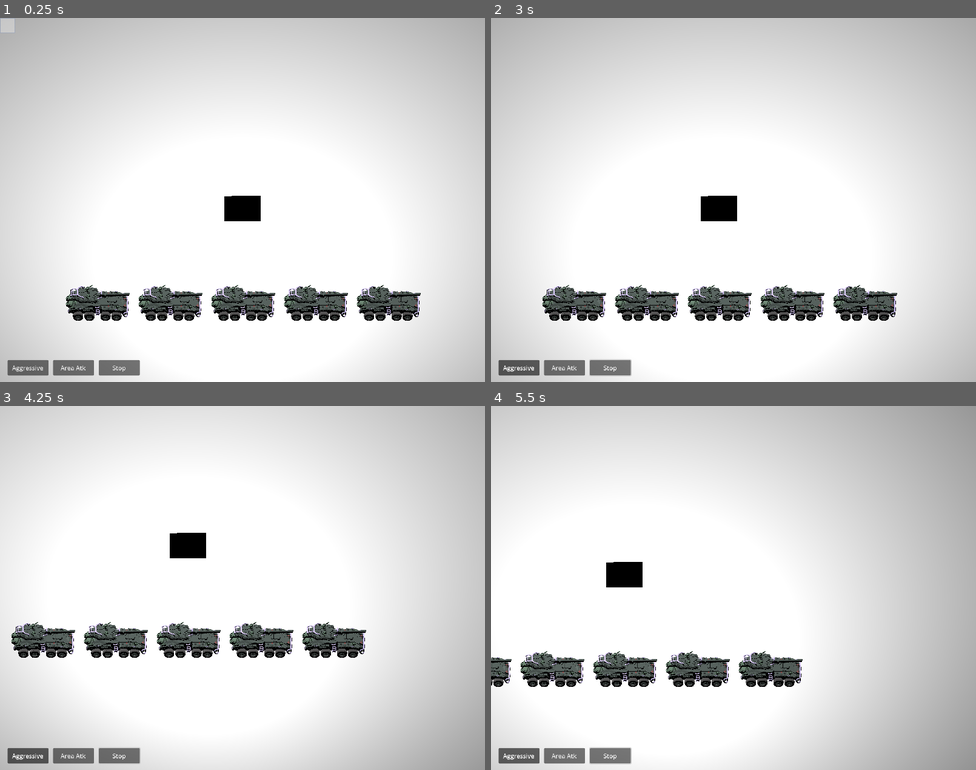
Above: before the commit, frames 1-4 (two rows, left to right).
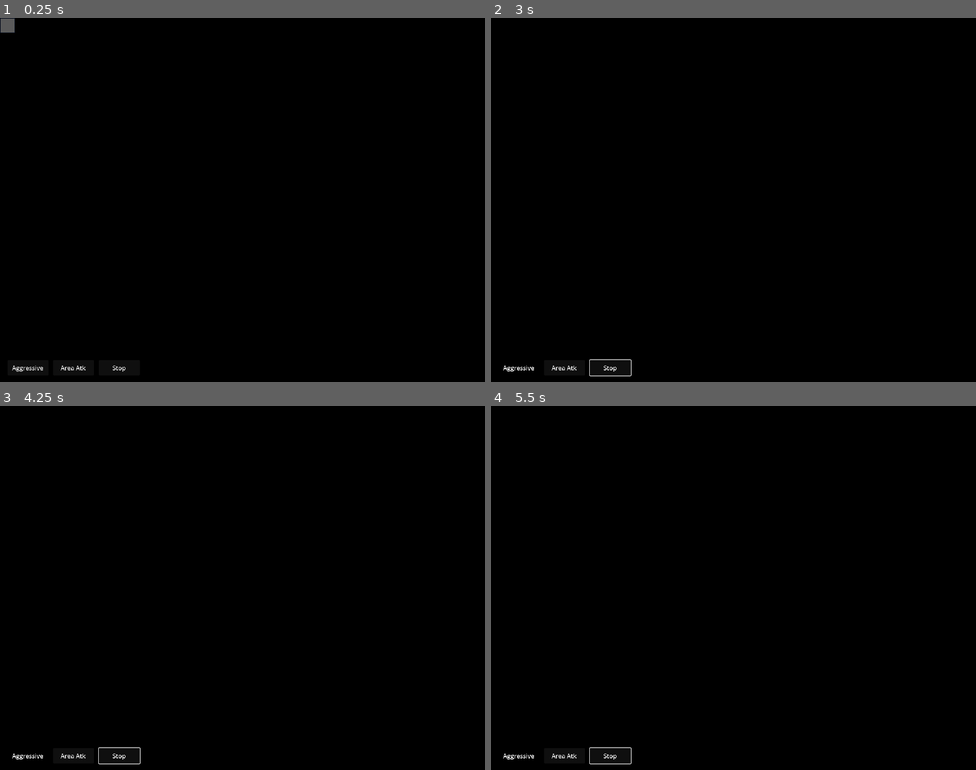
Above: after the commit, the same moments.

Repository: thelazyone/godot_rts
Game: Godot game, scene res://world.tscn
Two runs of this game, one before a commit and one after it. Both use one fixed random seed, a clock stepped at 60 frames per second and the inputs below.
Inputs (mouse positions are in pixels of both pictures, inside the frame that each line leads up to):
- Up to frame 1 (0.25 s): no input
- Up to frame 2 (3 s): click "Aggressive" at 0.5 s; click "Area Atk" at 1.25 s; click "Stop" at 2 s; tap Enter at 2.75 s; move the mouse to (840, 181) at 2.77 s; hold Right (ui_right) from 2.78 s (still down); click (840, 181) at 2.85 s
- Up to frame 3 (4.25 s): move the mouse to (145, 606) at 3.52 s; release Right (ui_right) at 3.53 s; hold Down (ui_down) from 3.53 s (still down); right-click (145, 606) at 3.6 s
- Up to frame 4 (5.5 s): move the mouse to (782, 507) at 4.27 s; release Down (ui_down) at 4.28 s; hold Right (ui_right) 4.28-5.03 s; click (782, 507) at 4.35 s; move the mouse to (709, 660) at 5.02 s; hold Up (ui_up) from 5.03 s (still down); right-click (709, 660) at 5.1 s

The runs differ from the first frame. In frame 1, 98% of the frame differs, in the area x 0-100%, y 0-100%; in frame 2, 98%; in frame 3, 98%; in frame 4, 98%.

Commit message:
basic pathfinding added (default Godot4)

Diff:
--- a/Autoloads/geometry.gd
+++ b/Autoloads/geometry.gd
@@ -6,3 +6,9 @@
 
 func wrap_angle(angle):
 	return fmod(angle + 3*PI, 2*PI) - 3*PI
+
+func plane_to_space(pos_2d):
+	return Vector3(pos_2d.x, 0, pos_2d.y)
+
+func space_to_plane(pos_3d):
+	return Vector2(pos_3d.x, pos_3d.z)
--- a/Components/MoveComponent.gd
+++ b/Components/MoveComponent.gd
@@ -21,6 +21,8 @@
 var target_distance_threshold = 0.1
 var interaction_range = 0.5
 
+
+
 # Movement towards target - TODO check for collisions using Godot tools
 func _move_towards(target, delta, threshold):
 
@@ -41,6 +43,9 @@
 	if abs(Geometry.diff_angles(target_direction, plane_direction)) < MIN_ANGLE_MOVE:
 		get_parent().velocity.x = SPEED * cos(plane_direction) * delta
 		get_parent().velocity.z = SPEED * sin(plane_direction) * delta
+
+	# Updating the navigation agent as well.
+	nav_agent.set_velocity(Geometry.plane_to_space(get_parent().velocity))
 
 	_update_transforms()
 	return true
@@ -63,10 +68,9 @@
 # Called every frame. 'delta' is the elapsed time since the previous frame.
 func _process(delta):
 
-	# Updating the plane position
-
+	# Updating the plane position and target point:
 	plane_position = Vector2(get_parent().position.x, get_parent().position.z)
-	#print("Position set to ", plane_position)
+	target = Geometry.space_to_plane(nav_agent.get_next_path_position())
 
 	if state == ActionStates.Idle:
 		pass
@@ -98,14 +102,14 @@
 # Public Functions Here
 func command_move(i_target):
 	state = ActionStates.Moving
-	target = i_target
+	update_target_location(Geometry.plane_to_space(i_target))
 	print ("Send command Move towards", i_target)
 
 func command_interact(i_target_obj):
 	# TODO check if target is a valid target.
 	state = ActionStates.Interacting
 	target_obj = i_target_obj
-	target = Vector2(target_obj.position.x, target_obj.position.z)
+	update_target_location(target_obj.position)
 	print ("Send command Interact")
 
 func command_stop():
@@ -117,5 +121,13 @@
 	# TODO check if target is a valid target.
 	state = ActionStates.Following
 	target_obj = i_target_obj
-	target = Vector2(target_obj.position.x, target_obj.position.z)
+	update_target_location(target_obj.position)
 	print ("Send command Follow")
+
+
+
+# Pathfinding navigation
+@onready var nav_agent = $NavigationAgent3D
+
+func update_target_location(location):
+	nav_agent.set_target_position(location)
--- a/Components/combat_component.gd
+++ b/Components/combat_component.gd
@@ -61,7 +61,6 @@
 
 	# Checking if the angle to shoot is right:
 	if ready_to_shoot and abs(Geometry.diff_angles(target_direction, turret_direction)) > MAX_SHOOT_ANGLE:
-		print ("not shooting, because angle ", abs(Geometry.diff_angles(target_direction, turret_direction)) , " is greater than max ")
 		ready_to_shoot = false
 
 	if ready_to_shoot:
--- a/Components/explosion.gd
+++ b/Components/explosion.gd
@@ -7,7 +7,6 @@
 var spawn_time = Time.get_ticks_msec()
 
 func _ready():
-	print ("explosion has been created!")
 	get_node("CollisionShape3D").scale *= AREA
 	get_node("MeshInstance3D").scale *= AREA
 
--- a/Components/gun_shell.gd
+++ b/Components/gun_shell.gd
@@ -57,7 +57,6 @@
 
 
 func explode():
-	print ("Exploding!")
 	var explosion = EXPLOSION.instantiate()
 	explosion.position = position
 	get_parent().add_child(explosion)
--- a/Components/move_component.tscn
+++ b/Components/move_component.tscn
@@ -4,3 +4,7 @@
 
 [node name="MoveComponent" type="Node3D"]
 script = ExtResource("1_3nkvi")
+
+[node name="NavigationAgent3D" type="NavigationAgent3D" parent="."]
+avoidance_enabled = true
+radius = 2.0
--- a/Components/tank.gd
+++ b/Components/tank.gd
@@ -1,4 +1,5 @@
 extends CharacterBody3D
+
 
 var is_selected = false
 
@@ -8,7 +9,8 @@
 
 
 func _physics_process(delta):
-	move_and_slide()
+	# Previously using move_and_slide, but sliding looks very weird on tracked vehicles
+	move_and_collide(velocity * delta)
 
 
 # Called every frame. 'delta' is the elapsed time since the previous frame.
--- a/Components/tank.tscn
+++ b/Components/tank.tscn
@@ -11,6 +11,7 @@
 [sub_resource type="CapsuleShape3D" id="CapsuleShape3D_vaieb"]
 
 [node name="Tank" type="CharacterBody3D"]
+transform = Transform3D(0.6, 0, 0, 0, 0.6, 0, 0, 0, 0.6, 0, 0, 0)
 axis_lock_linear_y = true
 safe_margin = 0.1
 script = ExtResource("1_lgp2k")
--- a/world.tscn
+++ b/world.tscn
@@ -25,6 +25,10 @@
 material = SubResource("ShaderMaterial_4qdle")
 
 [sub_resource type="NavigationMesh" id="NavigationMesh_ojloa"]
+vertices = PackedVector3Array(-19.5, 0.489804, -0.25, -1.25, 0.489804, -0.25, -1, 0.489804, -1, -1, 0.489804, -1, 0.25, 0.489804, -1.25, 0.25, 0.489804, -19.5, -19.5, 0.489804, -19.5, -19.5, 0.489804, -0.25, 0.25, 0.489804, -19.5, 0.25, 0.489804, -1.25, 1, 0.489804, -1, 1, 0.489804, -1, 1.25, 0.489804, 0.25, 19.5, 0.489804, 0.25, 19.5, 0.489804, -19.5, 0.25, 0.489804, -19.5, 0.25, 0.489804, 19.5, 0.25, 0.489804, 1.25, -1, 0.489804, 1, -19.5, 0.489804, -0.25, -19.5, 0.489804, 19.5, -1, 0.489804, 1, -1.25, 0.489804, -0.25, -19.5, 0.489804, -0.25, 1, 0.489804, 1.25, 0.25, 0.489804, 1.25, 0.25, 0.489804, 19.5, 19.5, 0.489804, 0.25, 1.25, 0.489804, 0.25, 1, 0.489804, 1.25, 0.25, 0.489804, 19.5, 19.5, 0.489804, 19.5)
+polygons = [PackedInt32Array(2, 1, 0), PackedInt32Array(4, 3, 5), PackedInt32Array(5, 3, 6), PackedInt32Array(6, 3, 7), PackedInt32Array(10, 9, 8), PackedInt32Array(12, 11, 13), PackedInt32Array(13, 11, 14), PackedInt32Array(14, 11, 15), PackedInt32Array(17, 16, 18), PackedInt32Array(18, 16, 20), PackedInt32Array(18, 20, 19), PackedInt32Array(23, 22, 21), PackedInt32Array(26, 25, 24), PackedInt32Array(28, 27, 29), PackedInt32Array(29, 27, 31), PackedInt32Array(29, 31, 30)]
+agent_height = 1.0
+agent_radius = 0.3
 
 [sub_resource type="PlaneMesh" id="PlaneMesh_twrfu"]
 
@@ -62,10 +66,10 @@
 
 [node name="ToonShader" type="MeshInstance3D" parent="CameraBase/Camera3D"]
 transform = Transform3D(100, 0, 0, 0, 100, 0, 0, 0, 100, 0, 0.342816, -2.72959)
-visible = false
 mesh = SubResource("QuadMesh_q20lf")
 
 [node name="Environment" type="NavigationRegion3D" parent="."]
+transform = Transform3D(1, 0, 0, 0, 1, 0, 0, 0, 1, -0.018405, 0, -0.0933971)
 navigation_mesh = SubResource("NavigationMesh_ojloa")
 
 [node name="Plane" type="MeshInstance3D" parent="Environment"]
